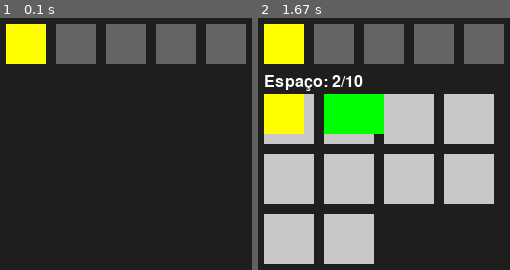
Above: before the commit, frames 1-2 (left to right).
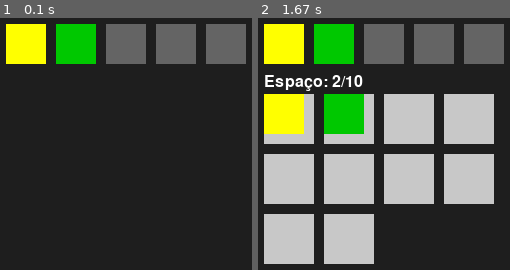
Above: after the commit, the same moments.

Repository: bazhish/baronet
Game: pygame game, started from backend/app/models/sistema/inventario_layout.py
The game is run twice, just before and just after one commit, with the same random seed, the same clock (stepped at 60 frames per second) and the same inputs.
Inputs (mouse positions are in pixels of both pictures, inside the frame that each line leads up to):
- Up to frame 1 (0.1 s): no input
- Up to frame 2 (1.67 s): click (283, 43) at 0.38 s; tap I at 0.67 s

The runs differ from the first frame. In frame 1, 2.5% of the frame differs, in the area x 22-39%, y 2-19%; in frame 2, 6.3%, in the area x 22-50%, y 2-47%.

Commit message:
creat: inventario

Diff:
--- a/backend/app/models/sistema/inventario_layout.py
+++ b/backend/app/models/sistema/inventario_layout.py
@@ -87,8 +87,8 @@
 icon_surface1 = pygame.Surface((40, 40))
 icon_surface1.fill((255, 255, 0))  # Amarelo
 
-icon_surface2 = pygame.Surface((90, 40))
-icon_surface2.fill((0, 255, 0))  # Verde
+icon_surface2 = pygame.Surface((40, 40))
+icon_surface2.fill((0, 200, 0))  # Verde
 
 # Criar inventário
 inventory = Inventory(entity_owner="Jogador")
@@ -103,6 +103,7 @@
 
 # Definir item rápido
 inventory.set_quick_item(item1, 1)
+inventory.set_quick_item(item2, 2)
 
 # Loop principal
 running = True
